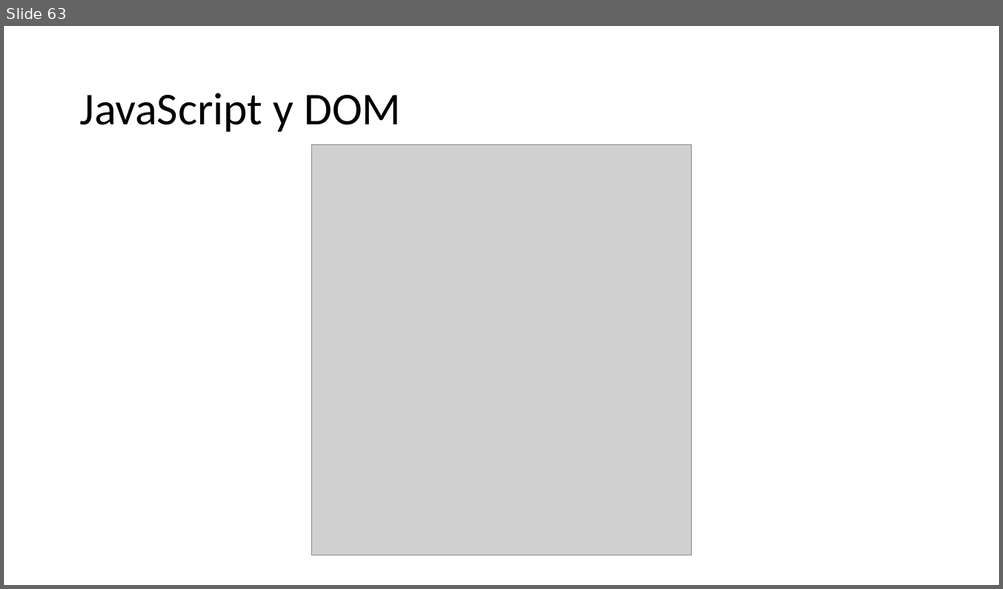
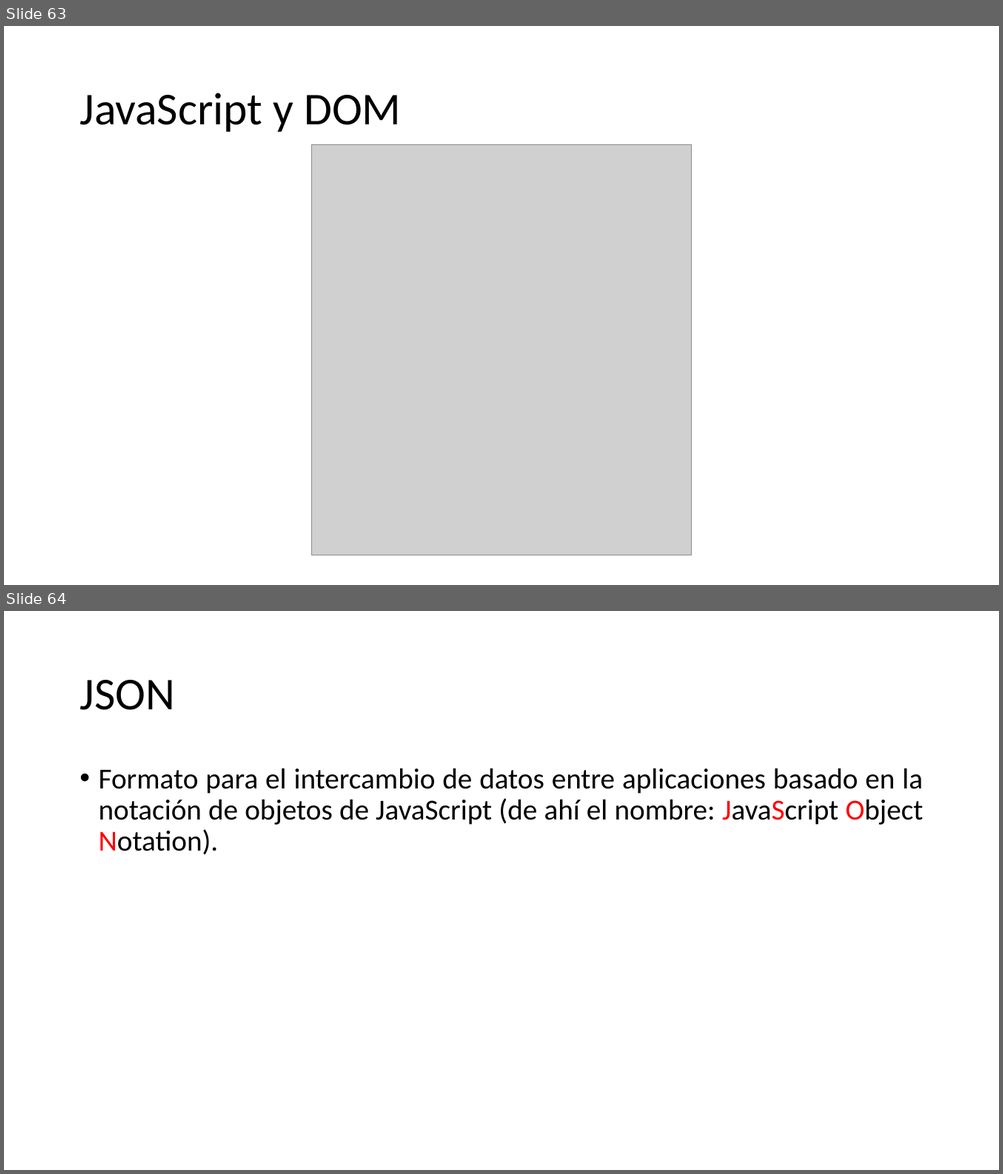
Before and after one commit to SarutobiKonohamaru/js_full_course, a slide deck: Presentacion.pptx. Shown one above the other, each under a label of ours: slide 63 before the commit, slides 63 and 64 after it. The pictures are 1003x589 and 1003x1174 pixels, drawn with LibreOffice and Linux fonts; fonts in the diff are those of the drawing; grey boxes stand for pictures. Boxes give left, top, right and bottom in pixels: in the first picture for what was removed or moved away, otherwise in the second. Text is boxed around its words. In the diff, an @@ line names an element or a change of style, - is before the commit and + after.

Commit message:
Add JSON section

```diff
--- a/Presentacion.pptx
+++ b/Presentacion.pptx
@@ slide 64 added at [4, 611, 999, 1170], background #FFFFFF @@
@@ title added at [79, 680, 174, 710], 44 pt, text #000000 @@
+JSON
@@ text added at [99, 768, 923, 855], 28 pt, text #000000 @@
+• Formato para el intercambio de datos entre aplicaciones basado en la notación de objetos de JavaScript (de ahí el nombre: JavaScript Object Notation).
```
Also in this commit, not shown: 3 other slides added.
